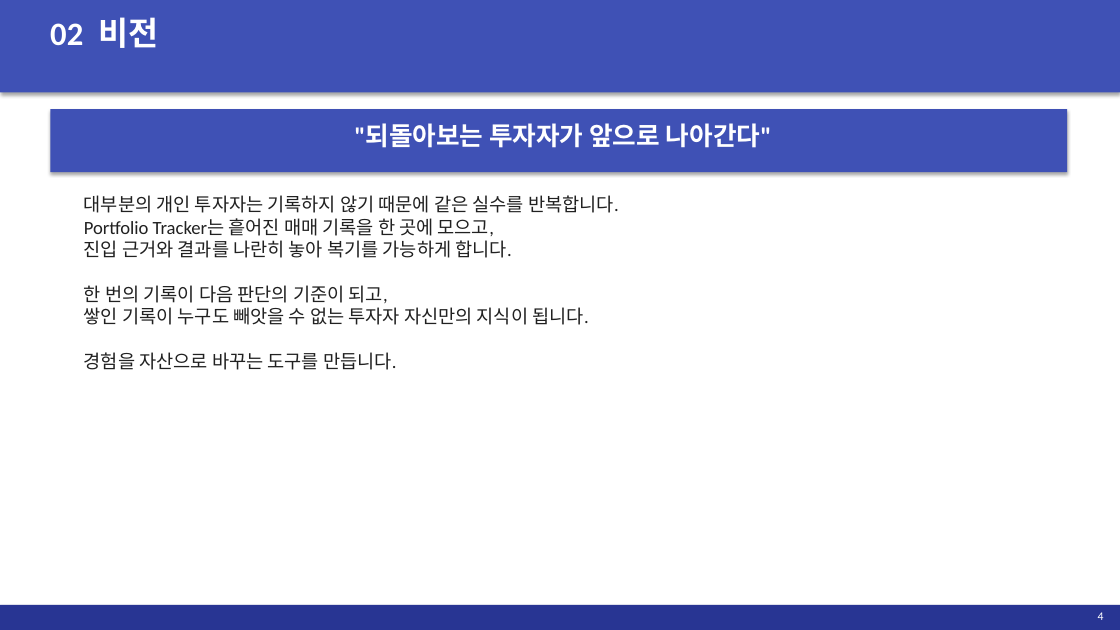
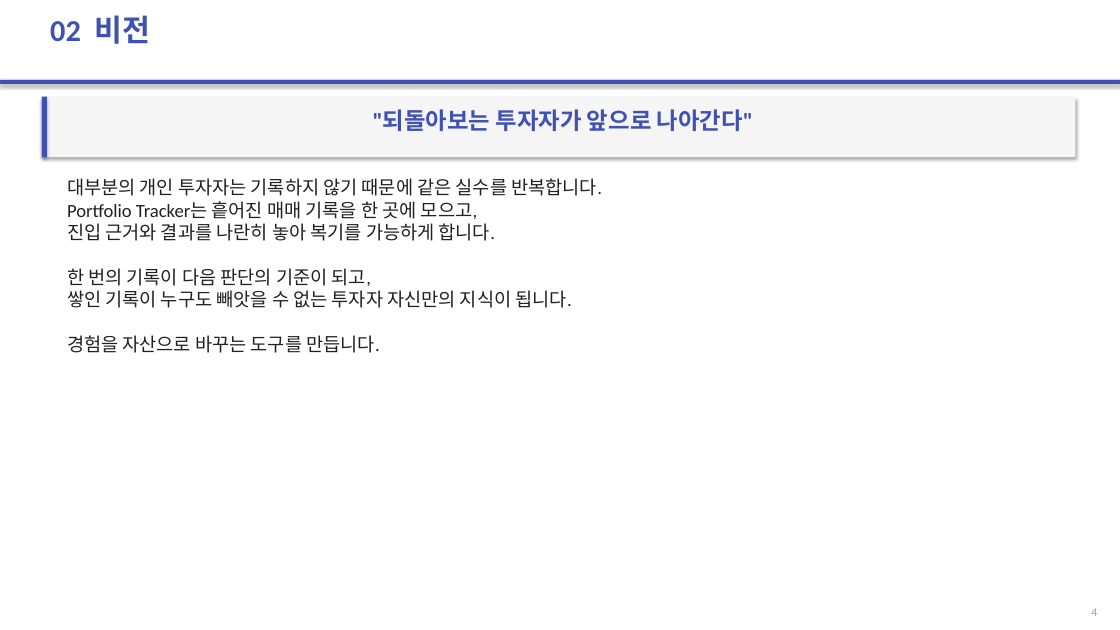
Before and after one commit to 2022136020/project_c, a slide deck: slide 4 of portfolio-tracker/presentation/portfolio-tracker.pptx. Drawn at 1120x630 pixels with LibreOffice and Linux fonts; fonts in the diff are those of the drawing. Boxes give left, top, right and bottom in pixels: in the first picture for what was removed or moved away, otherwise in the second. Text is boxed around its words. In the diff, an @@ line names an element or a change of style, - is before the commit and + after.

```diff
--- a/portfolio-tracker/presentation/portfolio-tracker.pptx
+++ b/portfolio-tracker/presentation/portfolio-tracker.pptx
@@ text "02 비전" at (50,15,151,44): size 28 to 26 pt, text colour #FFFFFF to #3F51B5 @@
@@ rectangle: place and size @@
-rectangle at (0,0,1120,92)
+rectangle at (0,80,1120,84)
@@ rectangle: place and size @@
-rectangle at (50,109,1067,172)
+rectangle at (42,97,1075,157)
@@ rectangle at (42,97,1075,157): fill #3F51B5 to #F5F5F5 @@
@@ rectangle added at (42,97,47,157), fill #3F51B5 @@
@@ text ""되돌아보는 투자자가 앞으로 나아간다"": place and size @@
-text ""되돌아보는 투자자가 앞으로 나아간다"" at (354,123,772,148)
+text ""되돌아보는 투자자가 앞으로 나아간다"" at (373,109,753,131)
@@ text ""되돌아보는 투자자가 앞으로 나아간다"" at (373,109,753,131): size 22 to 20 pt, text colour #FFFFFF to #3F51B5 @@
@@ text "대부분의 개인 투자자는 기록하지 않기 ...": place and size @@
-text "대부분의 개인 투자자는 기록하지 않기 ..." at (84,195,619,370)
+text "대부분의 개인 투자자는 기록하지 않기 ..." at (67,178,602,353)
@@ rectangle removed at (0,605,1120,630) @@
@@ text "4": place and size @@
-text "4" at (1098,612,1104,620)
+text "4" at (1091,608,1097,616)
@@ text "4" at (1091,608,1097,616): text colour #FFFFFF to #9E9E9E @@
```
Also in this commit, not shown: 13 other slides changed.
